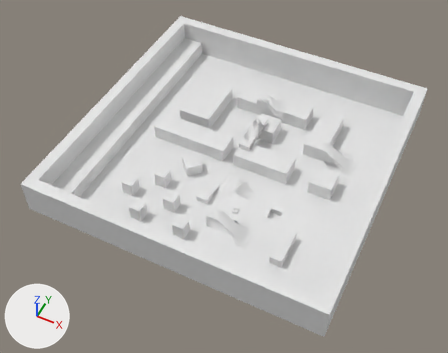
The FBX model data/models/demolevel/demolevel.fbx: old version first, new version second.
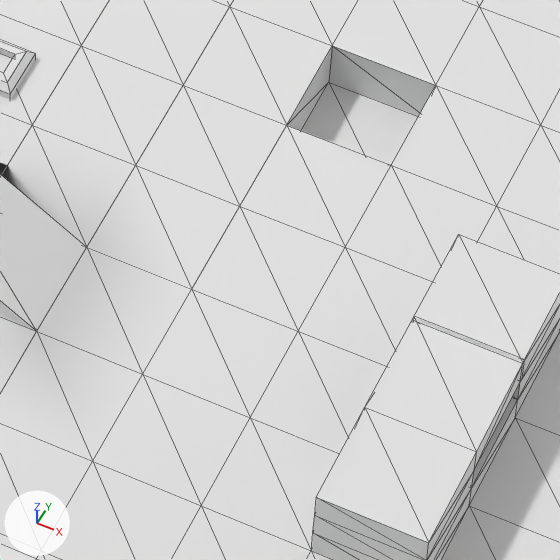
There are two pictures of each version: one whole from a camera (50 mm lens) standing at (61.5, -133.9, 155.1) and looking at (-1.1, -8.7, -1.5), one close up on the part from 53% to 66% of the width and 58% to 75% of the height. Lighting does not change. The marker at lower left points along +X, +Y and +Z. The close-ups show mesh edges as thin lines. Where no turn or scale is listed for an object, it has been applied to the vertices. Vertices at the same position are counted once.

Before the edit, the objects in view are built like this:
```python
me_plane = bpy.data.meshes.new('Plane')
me_plane.from_pydata(...)  # 1246 vertices, 2304 faces; spans x -50.0..50.0, y -50.0..50.0, z -2.0..12.0
me_plane.materials.append(mat_demolevel)  # white #e7e7e7
# before: 489 (19.2, -26.9, 0.0) at pixel (191, 289), 490 (19.2, -23.1, 0.0) at pixel (239, 206), 514 (23.1, -26.9, 0.0) at pixel (298, 331), 515 (23.1, -23.1, 0.0) at pixel (345, 247)
ob_demolevel = bpy.data.objects.new('demolevel', me_plane)
ob_demolevel.location = (0.0, 0.0, 0.0)
```
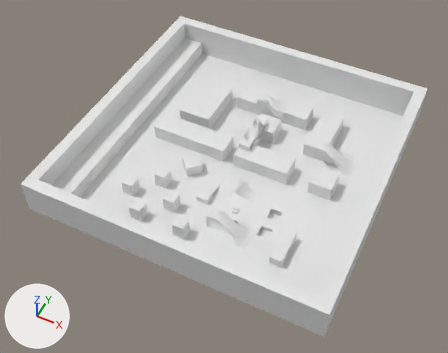
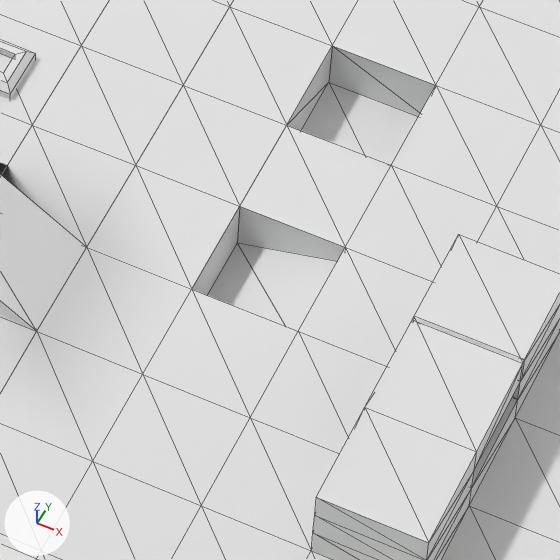
Changed parts and their boxes [x1, y1, x2, y2] in the close-ups (560 x 560 px):
part 1 of me_plane, built on: [192, 206, 345, 331] in both

Diff of the bpy script that builds the scene:
```diff
--- a/data/models/demolevel/demolevel.fbx.py
+++ b/data/models/demolevel/demolevel.fbx.py
@@ me_plane @@
 me_plane.from_pydata(...)  # 1246 vertices, 2304 faces; spans x -50.0..50.0, y -50.0..50.0, z -2.0..12.0
 # used by ob_demolevel; location = (0.0, 0.0, 0.0)
 # verts and faces of me_plane; kept vertices keep their numbers, new ones are numbered from 1246
+# me_plane part 1
+delete_faces([(489, 514, 490), (490, 514, 515)])
+verts[1246] = (23.1, -26.9, -0.8)
+verts[1247] = (19.2, -23.1, -2.0)  # pixel (237, 242)
+verts[1248] = (19.2, -26.9, -2.0)
+verts[1249] = (23.1, -23.1, -0.8)
+faces += [(489, 514, 1246, 1248), (489, 1248, 1247, 490), (1246, 1247, 1248), (1246, 1249, 1247), (514, 515, 1249, 1246), (490, 1247, 1249, 515)]
 me_plane.materials.append(mat_demolevel)
```
